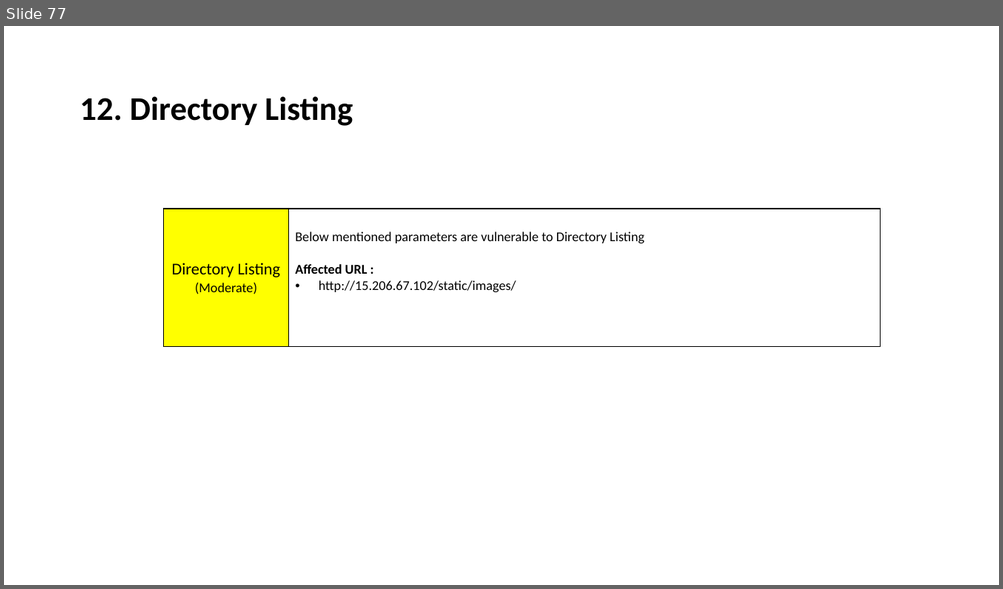
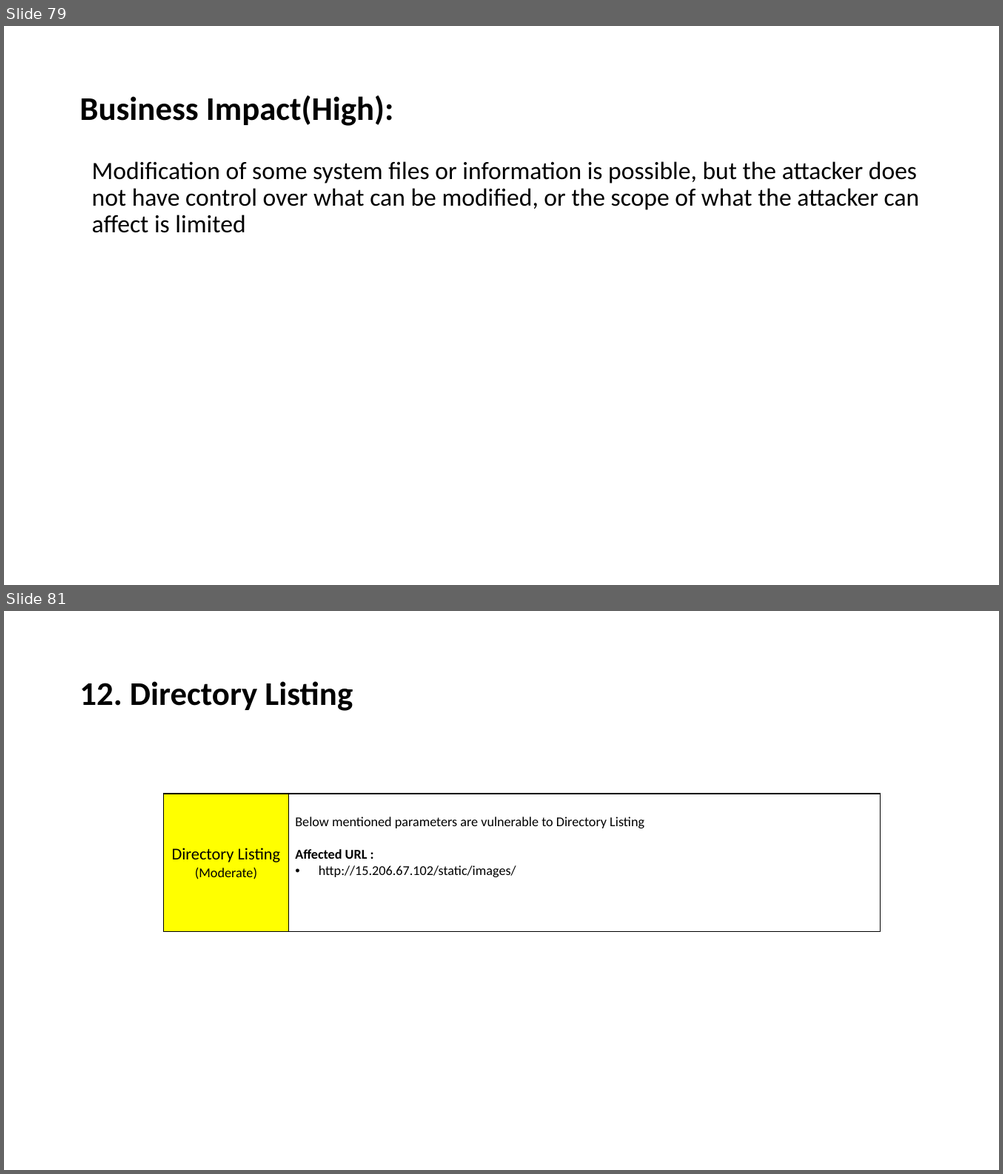
Before and after one commit to RocktimRajkumar/CEH-hack-a-thon, a slide deck: reports/Lifestyle Store/LifeStyle Store Application Reports.pptx. Shown one above the other, each under a label of ours: slide 77 before the commit, slides 79 and 81 after it; the slides between them are not shown. The pictures are 1003x589 and 1003x1174 pixels, drawn with LibreOffice and Linux fonts; fonts in the diff are those of the drawing. Boxes give left, top, right and bottom in pixels: in the first picture for what was removed or moved away, otherwise in the second. Text is boxed around its words. In the diff, an @@ line names an element or a change of style, - is before the commit and + after.

```diff
--- a/reports/Lifestyle Store/LifeStyle Store Application Reports.pptx
+++ b/reports/Lifestyle Store/LifeStyle Store Application Reports.pptx
@@ slide 79 added at <box>4,26,999,585</box>, background #FFFFFF @@
@@ title added at <box>79,96,393,126</box>, 32 pt, text #000000, bold @@
+Business Impact(High):
@@ text added at <box>92,161,919,233</box>, 24 pt, text #000000 @@
+Modification of some system files or information is possible, but the attacker does not have control over what can be modified, or the scope of what the attacker can affect is limited
@@ what was slide 77 is now slide 81 @@
```
Also in this commit, not shown: 3 other slides added.
